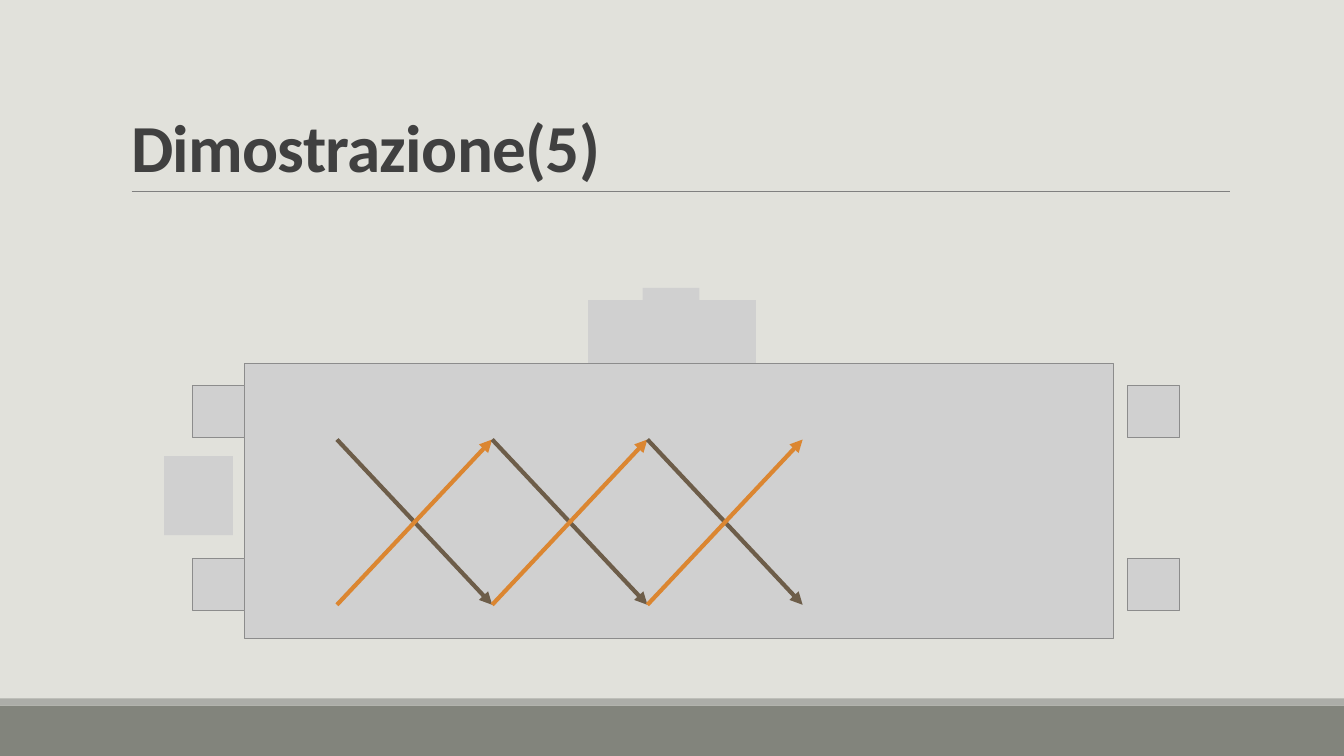
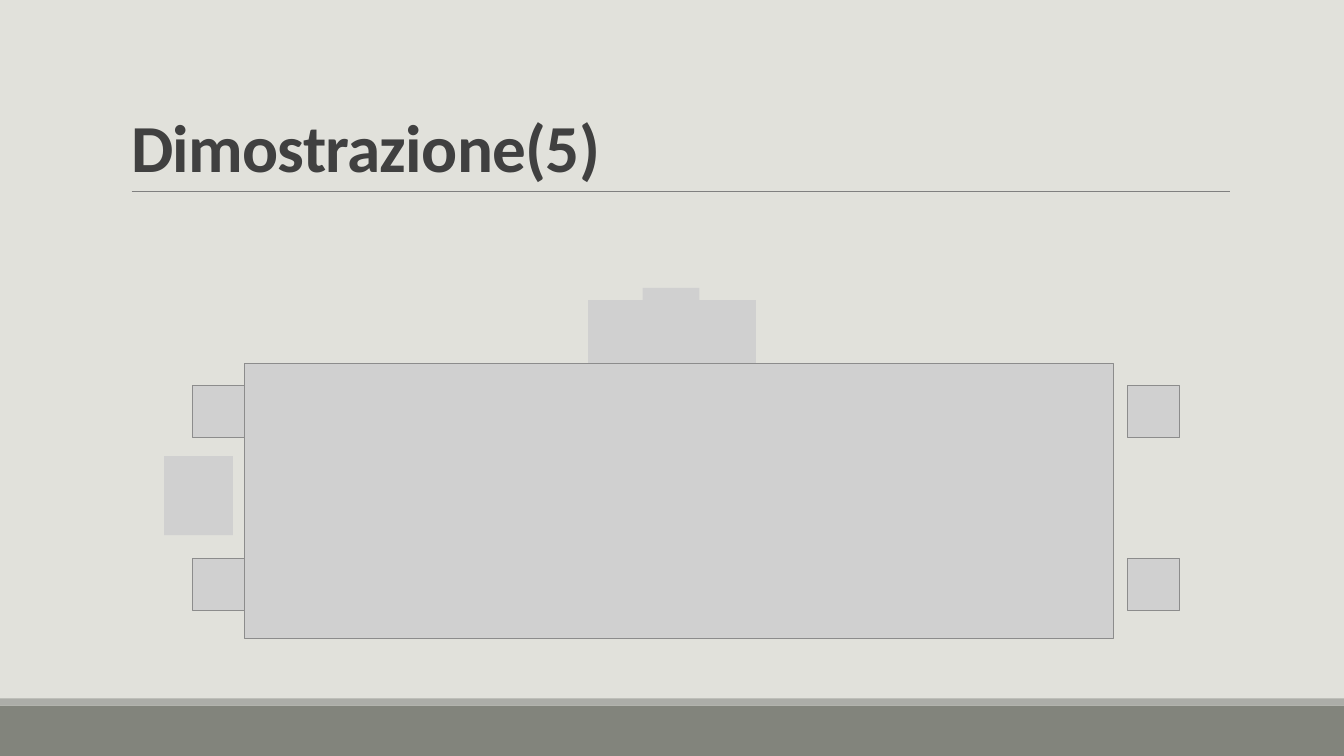
Before and after one commit to lory9894University/mcad, a slide deck: slide 17 of Prensentazione_V2.pptx. Drawn at 1344x756 pixels with LibreOffice and Linux fonts; fonts in the diff are those of the drawing; grey boxes stand for pictures. Boxes give left, top, right and bottom in pixels: in the first picture for what was removed or moved away, otherwise in the second. Text is boxed around its words. In the diff, an @@ line names an element or a change of style, - is before the commit and + after.

```diff
--- a/Prensentazione_V2.pptx
+++ b/Prensentazione_V2.pptx
@@ arrow removed from (337, 440) to (492, 605) @@
@@ arrow removed from (337, 605) to (492, 440) @@
@@ arrow removed from (492, 440) to (647, 605) @@
@@ arrow removed from (492, 605) to (647, 440) @@
@@ arrow removed from (647, 440) to (803, 605) @@
@@ arrow removed from (647, 605) to (803, 440) @@
```
Also in this commit, not shown: 1 other slide changed.
